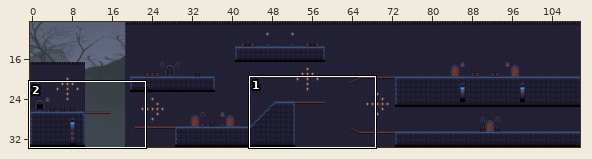
Tiled map, stored at front-end/assets/data/map/2map2.tmx. The first picture is a wide view before the edit; the outline marks the close-up.
Close-up. First the earlier version:
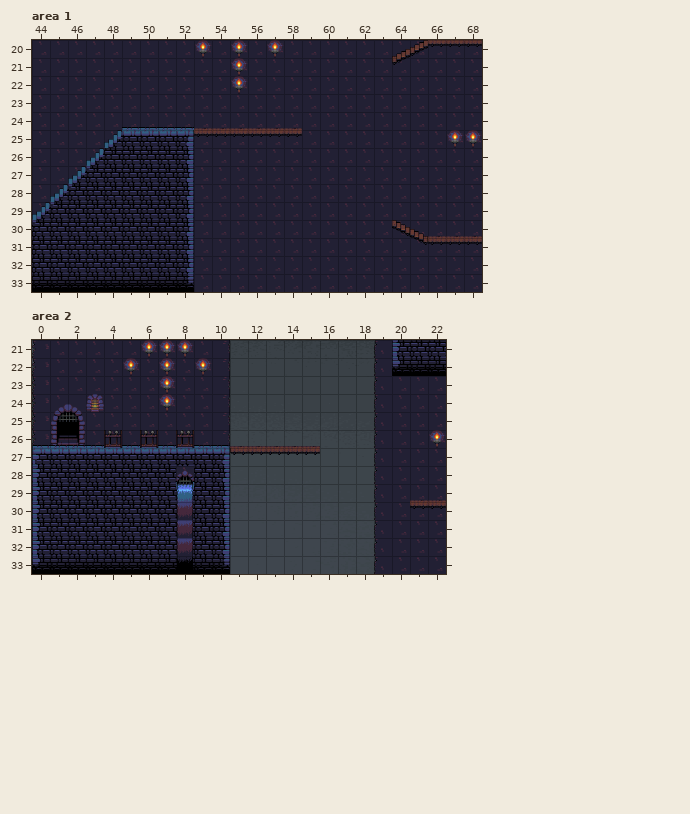
Cells are 32x32 px. Shown: area 1 x 44..68, y 20..33; area 2 x 0..22, y 21..33. The commit also changed other parts of the map, which this record leaves out.
And afterwards:
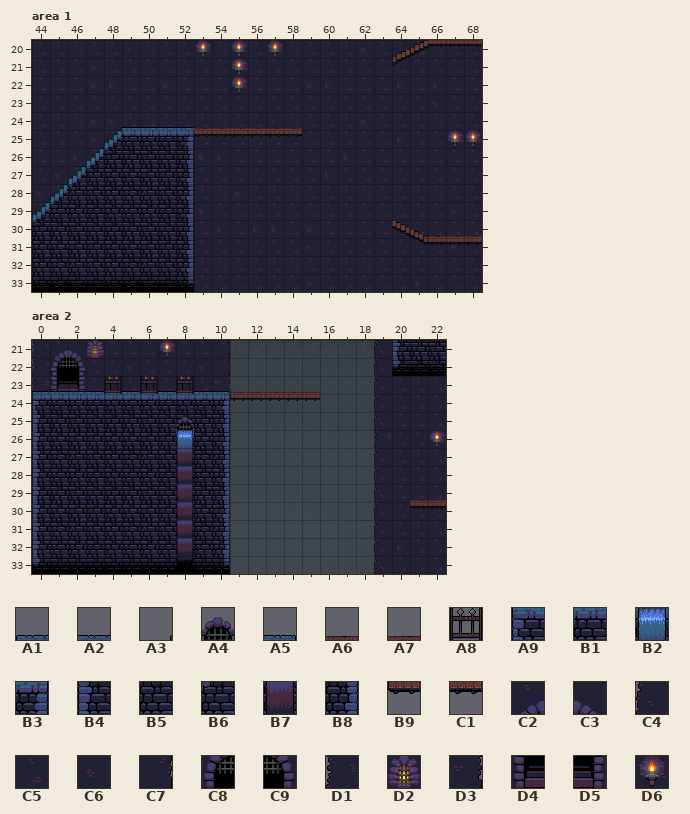
Key: from "oppcastle": A1 3, A2 4, A3 6, A4 7, A5 9, A6 11, A7 12, A8 16, A9 18, B1 19, B2 22, B3 24, B4 33, B5 34, B6 36, B7 37, B8 39, B9 56, C1 57, C2 98, C3 99, C4 107, C5 108, C6 109, C7 110, C8 113, C9 114, D1 122, D2 124, D3 125, D4 128, D5 129, D6 138.
__ is an empty cell, ## one hidden under a higher layer.
Difference:
Layer "Background", area 1:
y 20: x 49 C5 -> C6; x 62 C5 -> C6
y 21: x 47 C5 -> C6
y 22: x 47..48 C5 C5 -> C6 C6; x 51 C5 -> C6; x 59..60 C5 C5 -> C6 C6; x 64 C5 -> C6; x 66 C5 -> C6
y 23: x 66 C5 -> C6
y 24: x 47..48 C5 C5 -> C6 C6; x 57 C5 -> C6; x 62 C5 -> C6
y 25: x 47 C5 -> C6; x 64 C5 -> C6
y 26: x 46 C5 -> C6; x 53..54 C5 C5 -> C6 C6; x 61 C5 -> C6
y 27: x 45 C5 -> C6; x 60 C5 -> C6
y 28: x 44 C5 -> C6; x 55 C5 -> C6
y 29: x 53 C5 -> C6; x 67 C5 -> C6
y 30: x 54 C5 -> C6; x 56..57 C5 C5 -> C6 C6; x 59 C5 -> C6
y 31: x 59 C5 -> C6; x 67 C5 -> C6
y 33: x 59 C5 -> C6; x 65 C5 -> C6
Layer "Foreground", area 1:
y 24: x 48 __ -> A3
y 25: x 47 __ -> A3
y 26: x 46 __ -> A3; x 48 B5 -> B6
y 27: x 45 __ -> A3
y 28: x 44 __ -> A3
Layer "Background", area 2:
y 21: x 1..3 C5 C5 C5 -> C2 C3 D2; x 6 D6 -> C5; x 8 D6 -> C5
y 22: x 1..2 C5 C5 -> C8 C9; x 5 D6 -> C6; x 7 D6 -> C5; x 9 D6 -> C6
y 23: x 1..2 C5 C5 -> D4 D5; x 7 D6 -> C5; x 10 C7 -> D3
y 24: x 1..3 C2 C3 D2 -> ## ## ##; x 7 D6 -> ##
y 25: x 1..2 C8 C9 -> ## ##; x 8 C5 -> B5
y 26: x 1..2 D4 D5 -> ## ##; x 19 C4 -> D1
y 32: x 20 C5 -> C6
Layer "Foreground", area 2:
y 23: x 0..15 __ __ __ __ __ __ __ __ __ __ __ __ __ __ __ __ -> A1 A2 A2 A2 A2 A2 A2 A2 A2 A2 A5 A6 A6 A6 A6 A7
y 24: x 0..15 __ __ __ __ __ __ __ __ __ __ __ __ __ __ __ __ -> A9 B1 B1 B1 B1 B1 B1 B1 B1 B1 B3 B9 C1 C1 C1 C1
y 25: x 0..10 __ __ __ __ __ __ __ __ __ __ __ -> B4 B5 B5 B5 B5 B5 B5 B5 A4 B5 B8
y 26: x 0..15 A1 A2 A2 A2 A2 A2 A2 A2 A2 A2 A5 A6 A6 A6 A6 A7 -> B4 B5 B5 B5 B5 B5 B5 B5 B2 B5 B8 __ __ __ __ __
y 27: x 0..15 A9 B1 B1 B1 B1 B1 B1 B1 B1 B1 B3 B9 C1 C1 C1 C1 -> B4 B5 B5 B5 B5 B5 B5 B5 B7 B5 B8 __ __ __ __ __
y 28: x 8 A4 -> B7
y 29: x 8 B2 -> B7
Layer "Objekte", area 2:
y 23: x 4 __ -> A8; x 6 __ -> A8; x 8 __ -> A8
y 26: x 4 A8 -> __; x 6 A8 -> __; x 8 A8 -> __
